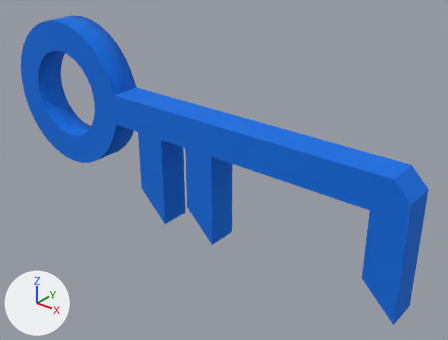
A saved change to the FBX model unity_project/Paper Box/Assets/Models/Items/Items.fbx_Key_18.fbx.
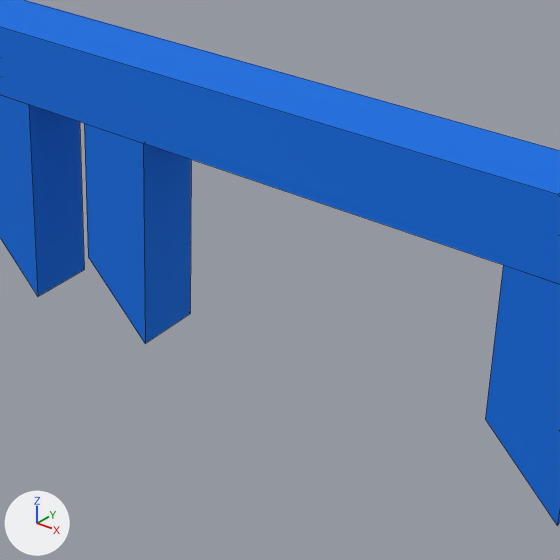
Old and new are each drawn whole from a 50 mm lens placed at (3.289, -6.26, 0.139), pointed at (3.074, -5.991, -0.027) and again close up on the part from 33% to 88% of the width and 28% to 100% of the height. Every picture has the same lights, and +X, +Y and +Z are marked at lower left. The close-ups show mesh edges as thin lines.

In view in the first close-up: 'Key 18'.
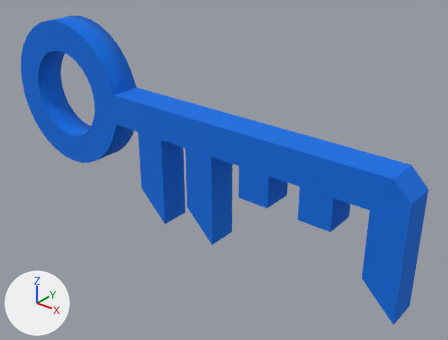
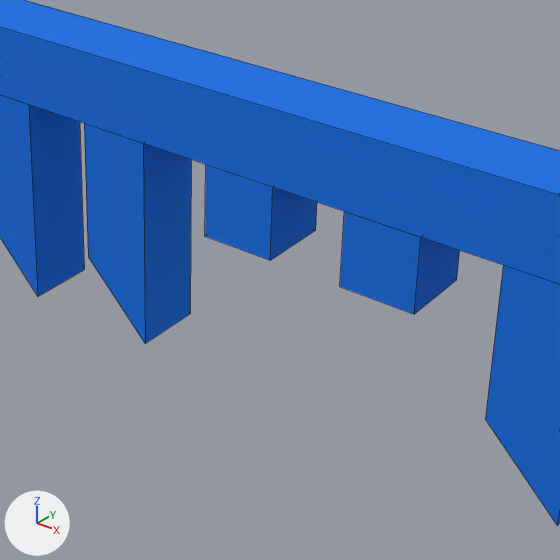
The change, as a list of edits to the scene's bpy script:
```text
Change me_cube_073:
    where me_cube_073.from_pydata(...)  # 164 vertices, 154 faces; spans x -0.1..0.2, y -0.01..0.01, z -0.07..0.05
    used by ob_key_18; location = (3.0, -6.0, 0.0)
    me_cube_073 part 1: a new loose piece, a box spanning x 0.1..0.12, y -0.01..0.01, z -0.03..-0.01, in mat_blue (blue #006ee4)
    me_cube_073 part 2: a new loose piece, a box spanning x 0.14..0.16, y -0.01..0.01, z -0.03..-0.01, in mat_blue (blue #006ee4)
```

Pixel boxes [x1, y1, x2, y2] of what changed, in the close-ups (560 x 560 px):
part 1 of me_cube_073, added (blue)
    after: [205, 165, 317, 260]
part 2 of me_cube_073, added (blue)
    after: [340, 211, 460, 314]
